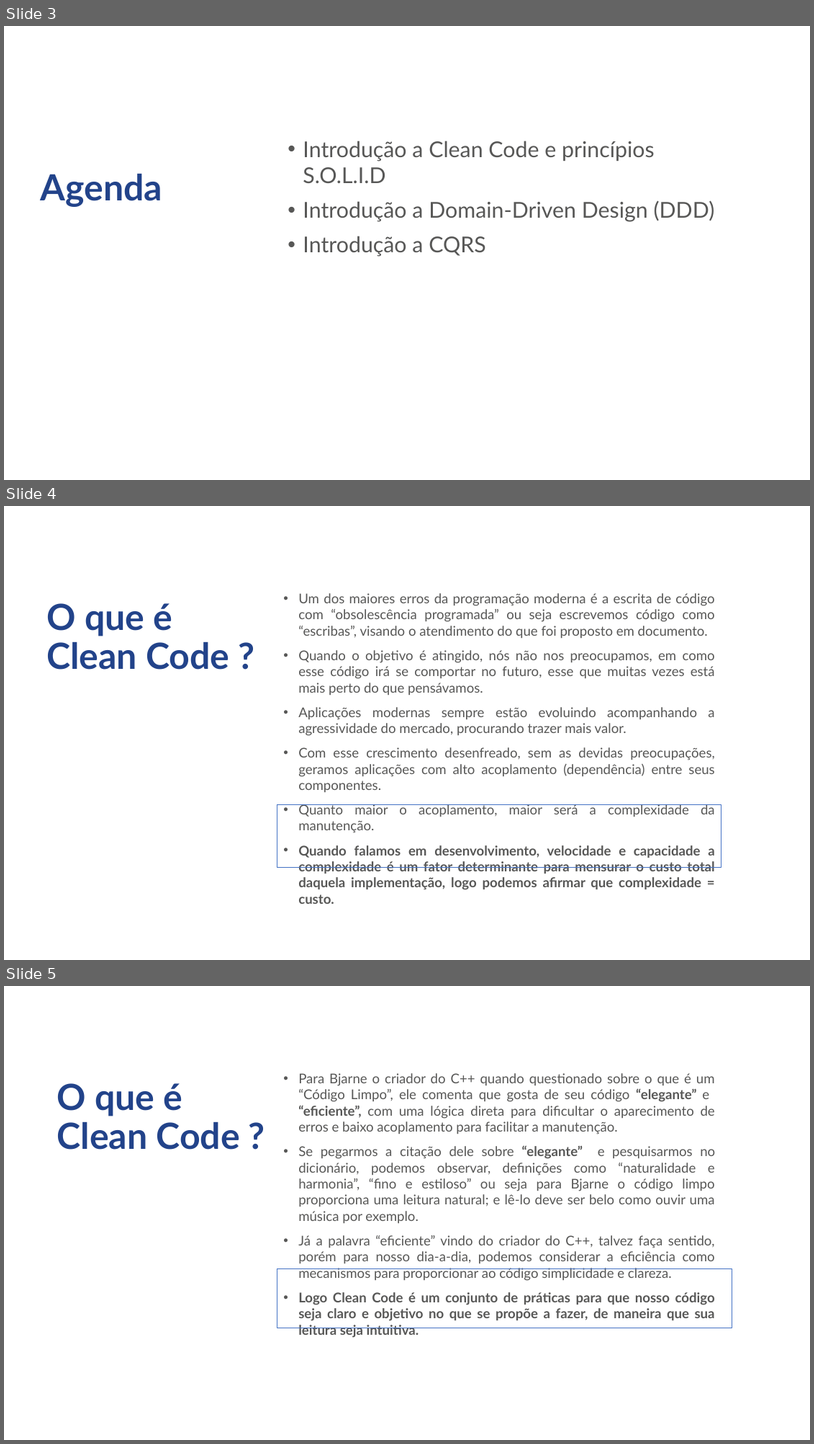
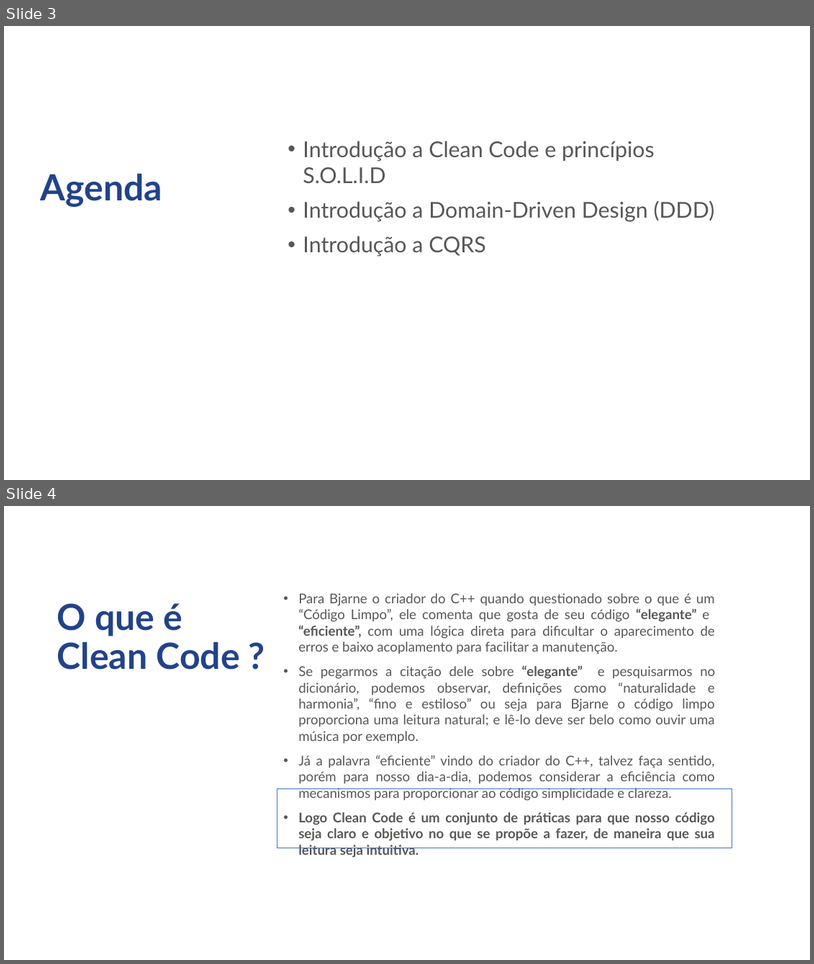
Before and after one commit to jcmdsbr/five-workshop-real-apps, a slide deck: docs/treinamento-estagiarios-five.pptx. Shown one above the other, each under a label of ours: slides 3, 4 and 5 before the commit, slides 3 and 4 after it. The pictures are 814x1444 and 814x964 pixels, drawn with LibreOffice and Linux fonts; fonts in the diff are those of the drawing; background and template pictures are left out. Boxes give left, top, right and bottom in pixels: in the first picture for what was removed or moved away, otherwise in the second. Text is boxed around its words. In the diff, an @@ line names an element or a change of style, - is before the commit and + after.

```diff
--- a/docs/treinamento-estagiarios-five.pptx
+++ b/docs/treinamento-estagiarios-five.pptx
@@ slide 4 removed at <box>4,506,810,960</box>, background picture (left out) @@
@@ text removed at <box>47,603,229,669</box> @@
-O que é
-Clean Code ?
@@ text removed at <box>298,593,715,890</box> @@
-• Um dos maiores erros da programação moderna é a escrita de código com “obsolescência programada” ou seja escrevemos código como “escribas”, visando o atendimento do que foi proposto em documento.
-• Quando o objetivo é atingido, nós não nos preocupamos, em como esse código irá se comportar no futuro, esse que muitas vezes está mais perto do que pensávamos.
-• Aplicações modernas sempre estão evoluindo acompanhando a agressividade do mercado, procurando trazer mais valor.
-• Com esse crescimento desenfreado, sem as devidas preocupações, geramos aplicações com alto acoplamento (dependência) entre seus componentes.
-• Quanto maior o acoplamento, maior será a complexidade da manutenção.
-• Quando falamos em desenvolvimento, velocidade e capacidade a complexidade é um fator determinante para mensurar o custo total daquela implementação, logo podemos afirmar que complexidade = custo.
@@ rectangle removed at <box>278,804,721,867</box> @@
@@ what was slide 5 is now slide 4 @@
```
Also in this commit, not shown: 2 slides changed, 1 slide added.
